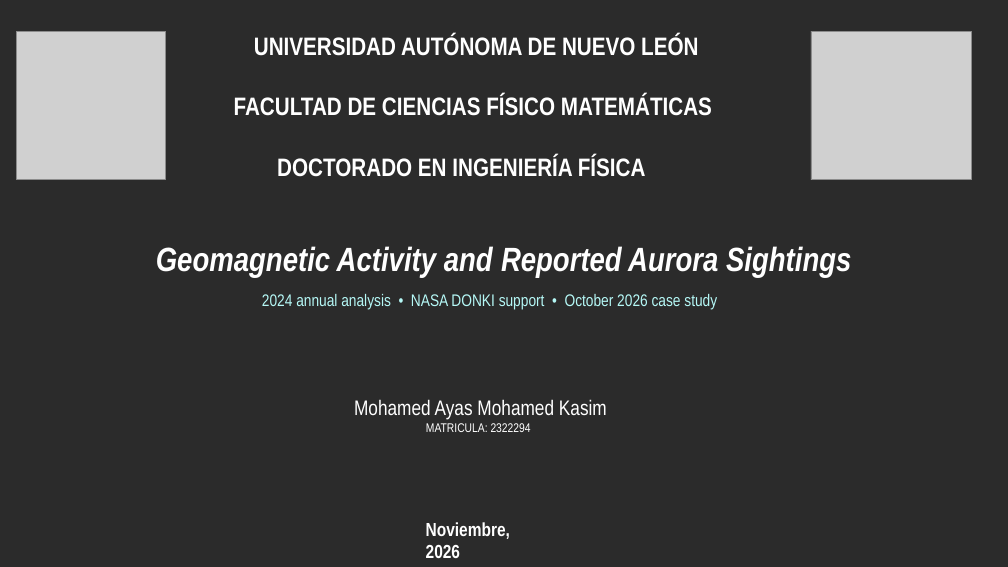
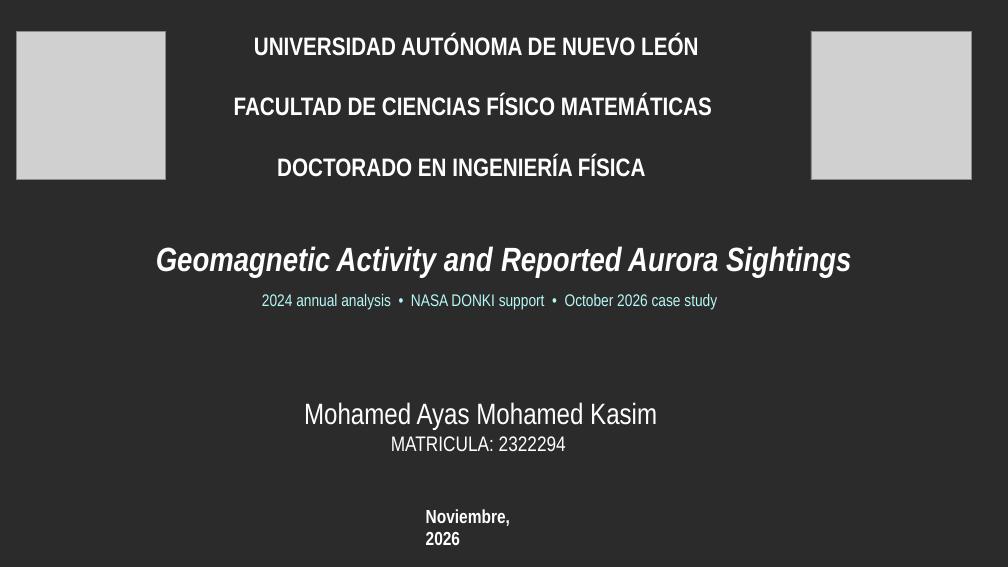
Before and after one commit to mohamedayas16/Semester_2_CS_2026, a slide deck: slide 1 of docs/Geomagnetic_Aurora_PIA_2024_With_Closing_Slides.pptx. Drawn at 1008x567 pixels with LibreOffice and Linux fonts; fonts in the diff are those of the drawing; grey boxes stand for pictures; background and template pictures are left out; a plain dark background stands for a picture behind light text. Boxes give left, top, right and bottom in pixels: in the first picture for what was removed or moved away, otherwise in the second. Text is boxed around its words. In the diff, an @@ line names an element or a change of style, - is before the commit and + after.

```diff
--- a/docs/Geomagnetic_Aurora_PIA_2024_With_Closing_Slides.pptx
+++ b/docs/Geomagnetic_Aurora_PIA_2024_With_Closing_Slides.pptx
@@ text "Mohamed Ayas Mohamed Kasim" at (x1=304, y1=402, x2=657, y2=451): size 20 to 28 pt in "Mohamed Ayas Mohamed Kasim"; size 12 to 20 pt in "MATRICULA: 2322294" @@
@@ text "Noviembre, 2026" moved from (x1=426, y1=522, x2=510, y2=558) to (x1=426, y1=509, x2=510, y2=545) @@
```
Also in this commit, not shown: 12 other slides changed, 1 other file.
